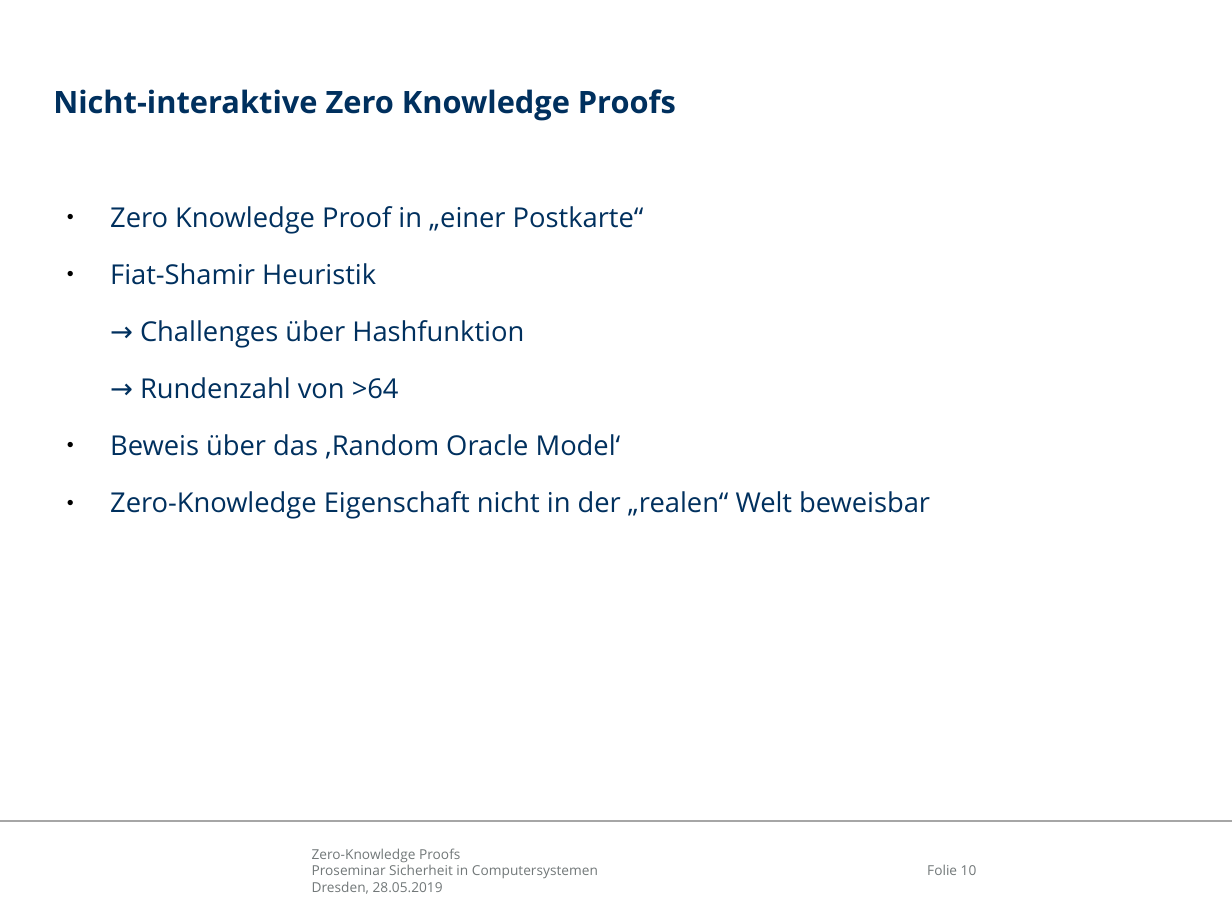
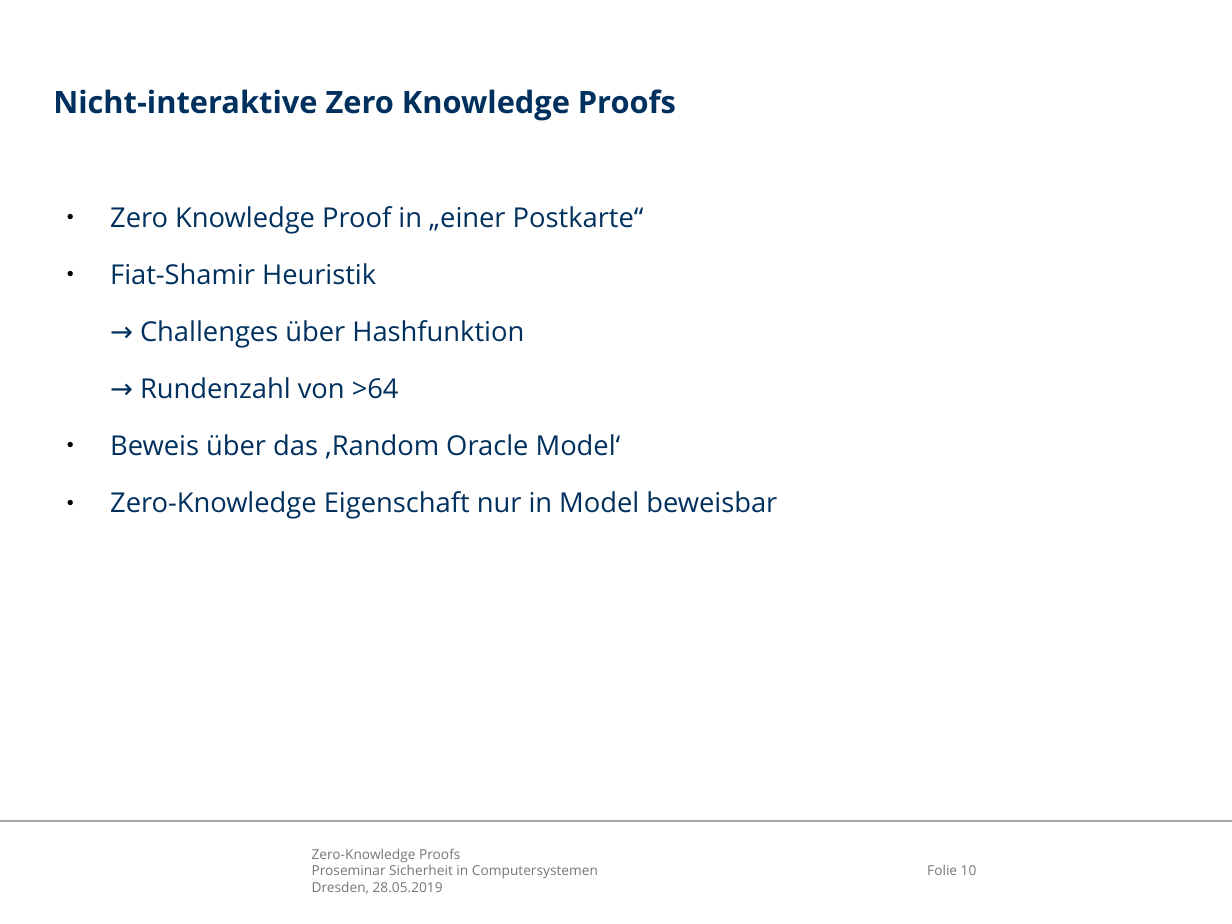
Before and after one commit to mostermann96/Presentations, a slide deck: slide 10 of Zero-Knowledge Proofs/Präsentation/ZKP.odp. Drawn at 1232x924 pixels with LibreOffice and Linux fonts; fonts in the diff are those of the drawing; background and template pictures are left out. Boxes give left, top, right and bottom in pixels: in the first picture for what was removed or moved away, otherwise in the second. Text is boxed around its words. In the diff, an @@ line names an element or a change of style, - is before the commit and + after.

```diff
--- a/Zero-Knowledge Proofs/Präsentation/ZKP.odp
+++ b/Zero-Knowledge Proofs/Präsentation/ZKP.odp
@@ text at (110, 491, 777, 519): text changed @@
-● Zero-Knowledge Eigenschaft nicht in der „realen“ Welt beweisbar
+● Zero-Knowledge Eigenschaft nur in Model beweisbar
```
Also in this commit, not shown: 1 other slide changed, 1 other file.
